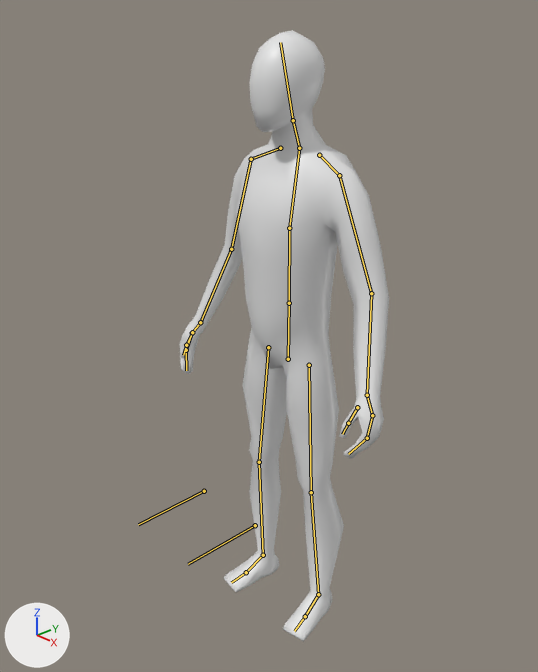
Renders of the Blender file BasicModel.blend from each side of a commit.
The view is the same before and after, from a 50 mm camera at (1.109, -1.101, 1.404) aimed at (-0.032, -0.031, 0.743). Every picture has the same lights, and +X, +Y and +Z are marked at lower left. The bones that bend it are drawn over the model as lines.

Names of what the first picture shows: 'Body'.
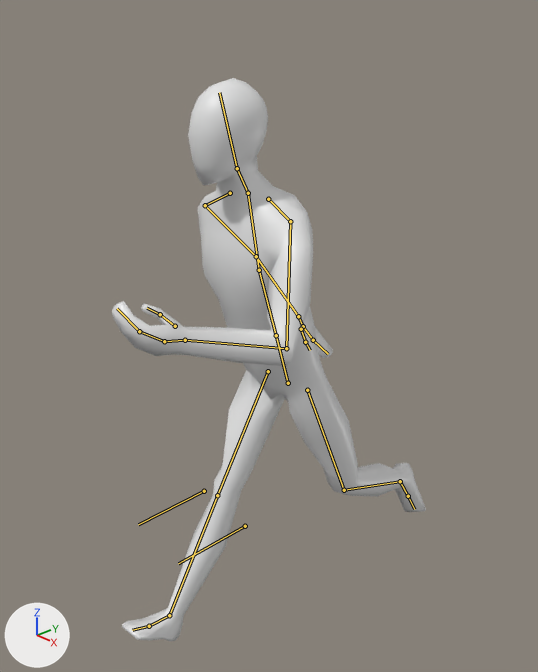
The newer file adds an action. The first version stands in its rest pose; the second is drawn at frame 9 of the action 'Run'.

Boxes [x1, y1, x2, y2] around the edits, measured in the pictures (538 x 672 px):
```json
{"object": "Body", "change": "posed", "before": [180, 30, 389, 642], "after": [112, 78, 426, 641], "on screen": "50% wider, 8% shorter"}
{"bone": "Hips", "before": "(288, 359) to (289, 303)", "after": "(288, 383) to (276, 335)"}
{"bone": "Chest", "before": "(289, 228) to (299, 148)", "after": "(259, 270) to (248, 193)"}
{"bone": "Neck", "before": "(299, 148) to (293, 120)", "after": "(248, 193) to (237, 168)"}
{"bone": "Head", "before": "(293, 120) to (280, 42)", "after": "(237, 168) to (219, 92)"}
{"bone": "Shoulder.L", "before": "(319, 155) to (339, 175)", "after": "(268, 199) to (290, 221)"}
{"bone": "UpperArm.L", "before": "(339, 175) to (371, 293)", "after": "(290, 221) to (286, 348)"}
{"bone": "LowerArm.L", "before": "(371, 293) to (367, 395)", "after": "(286, 348) to (185, 340)"}
{"bone": "Hand.L", "before": "(367, 395) to (372, 415)", "after": "(185, 340) to (164, 341)"}
{"bone": "Thumb01.L", "before": "(357, 407) to (348, 423)", "after": "(175, 326) to (160, 314)"}
{"bone": "Shoulder.R", "before": "(280, 148) to (251, 159)", "after": "(230, 193) to (205, 205)"}
{"bone": "UpperArm.R", "before": "(251, 159) to (231, 249)", "after": "(205, 205) to (256, 256)"}
{"bone": "LowerArm.R", "before": "(231, 249) to (200, 322)", "after": "(256, 256) to (298, 316)"}
{"bone": "Thumb01.R", "before": "(192, 332) to (186, 345)", "after": "(301, 329) to (305, 342)"}
{"bone": "PoleTarget.L", "before": "(255, 525) to (188, 564)", "after": "(245, 526) to (178, 563)"}
```

The change, as JSON lines over the scene's bpy script:
```json
{"block": "bone_hips", "where": "bone_hips = bpy.data.objects['Armature'].pose.bones['Hips']"}
{"op": "set", "path": "bone_hips.location", "old": "(0.0, 0.0, 0.0)", "new": "(0.0, -0.062, 0.0)"}
{"op": "set", "path": "bone_hips.rotation_quaternion", "old": "(1.0, 0.0, 0.0, 0.0)", "new": "(0.989, 0.146, 0.0, 0.0)", "note": "degrees (0, 0, 0) -> degrees (17, 0, 0)"}
{"block": "bone_chest", "where": "bone_chest = bpy.data.objects['Armature'].pose.bones['Chest']  # child of 'Spine'"}
{"op": "set", "path": "bone_chest.rotation_quaternion", "old": "(1.0, 0.0, 0.0, 0.0)", "new": "(1.0, 0.0, 0.003, 0.024)", "note": "degrees (0, 0, 0) -> degrees (0, 0, 3)"}
{"block": "bone_neck", "where": "bone_neck = bpy.data.objects['Armature'].pose.bones['Neck']  # child of 'Chest'"}
{"op": "set", "path": "bone_neck.rotation_quaternion", "old": "(1.0, 0.0, 0.0, 0.0)", "new": "(0.997, -0.061, -0.034, -0.045)", "note": "degrees (0, 0, 0) -> degrees (-7, -4, -5)"}
{"block": "bone_head", "where": "bone_head = bpy.data.objects['Armature'].pose.bones['Head']  # child of 'Neck'"}
{"op": "set", "path": "bone_head.rotation_quaternion", "old": "(1.0, 0.0, 0.0, 0.0)", "new": "(0.999, -0.052, -0.003, 0.002)", "note": "degrees (0, 0, 0) -> degrees (-6, 0, 0)"}
{"block": "bone_shoulder_l", "where": "bone_shoulder_l = bpy.data.objects['Armature'].pose.bones['Shoulder.L']  # child of 'Chest'"}
{"op": "set", "path": "bone_shoulder_l.rotation_quaternion", "old": "(1.0, 0.0, 0.0, 0.0)", "new": "(1.0, 0.009, -0.021, 0.005)", "note": "degrees (0, 0, 0) -> degrees (1, -2, 1)"}
{"block": "bone_upperarm_l", "where": "bone_upperarm_l = bpy.data.objects['Armature'].pose.bones['UpperArm.L']  # child of 'Shoulder.L'"}
{"op": "set", "path": "bone_upperarm_l.rotation_quaternion", "old": "(1.0, 0.0, 0.0, 0.0)", "new": "(0.939, 0.326, -0.102, -0.026)", "note": "degrees (0, 0, 0) -> degrees (39, -10, -7)"}
{"block": "bone_lowerarm_l", "where": "bone_lowerarm_l = bpy.data.objects['Armature'].pose.bones['LowerArm.L']  # child of 'UpperArm.L'"}
{"op": "set", "path": "bone_lowerarm_l.rotation_quaternion", "old": "(1.0, 0.0, 0.0, 0.0)", "new": "(0.81, 0.486, -0.188, -0.269)", "note": "degrees (0, 0, 0) -> degrees (63, -2, -38)"}
{"block": "bone_hand_l", "where": "bone_hand_l = bpy.data.objects['Armature'].pose.bones['Hand.L']  # child of 'LowerArm.L'"}
{"op": "set", "path": "bone_hand_l.rotation_quaternion", "old": "(1.0, 0.0, 0.0, 0.0)", "new": "(0.998, 0.034, -0.025, -0.049)", "note": "degrees (0, 0, 0) -> degrees (4, -3, -6)"}
{"block": "bone_thumb01_l", "where": "bone_thumb01_l = bpy.data.objects['Armature'].pose.bones['Thumb01.L']  # child of 'Hand.L'"}
{"op": "set", "path": "bone_thumb01_l.rotation_quaternion", "old": "(1.0, 0.0, 0.0, 0.0)", "new": "(0.991, 0.0, 0.09, 0.103)", "note": "degrees (0, 0, 0) -> degrees (1, 10, 12)"}
{"block": "bone_shoulder_r", "where": "bone_shoulder_r = bpy.data.objects['Armature'].pose.bones['Shoulder.R']  # child of 'Chest'"}
{"op": "set", "path": "bone_shoulder_r.rotation_quaternion", "old": "(1.0, 0.0, 0.0, 0.0)", "new": "(1.0, 0.009, 0.021, -0.005)", "note": "degrees (0, 0, 0) -> degrees (1, 2, -1)"}
{"block": "bone_upperarm_r", "where": "bone_upperarm_r = bpy.data.objects['Armature'].pose.bones['UpperArm.R']  # child of 'Shoulder.R'"}
{"op": "set", "path": "bone_upperarm_r.rotation_quaternion", "old": "(1.0, 0.0, 0.0, 0.0)", "new": "(0.958, -0.264, -0.078, 0.081)", "note": "degrees (0, 0, 0) -> degrees (-31, -6, 11)"}
{"block": "bone_lowerarm_r", "where": "bone_lowerarm_r = bpy.data.objects['Armature'].pose.bones['LowerArm.R']  # child of 'UpperArm.R'"}
{"op": "set", "path": "bone_lowerarm_r.rotation_quaternion", "old": "(1.0, 0.0, 0.0, 0.0)", "new": "(0.99, -0.017, -0.032, 0.137)", "note": "degrees (0, 0, 0) -> degrees (-2, -3, 16)"}
{"block": "bone_thumb01_r", "where": "bone_thumb01_r = bpy.data.objects['Armature'].pose.bones['Thumb01.R']  # child of 'Hand.R'"}
{"op": "set", "path": "bone_thumb01_r.rotation_quaternion", "old": "(1.0, 0.0, 0.0, 0.0)", "new": "(0.991, 0.0, -0.09, -0.103)", "note": "degrees (0, 0, 0) -> degrees (1, -10, -12)"}
{"block": "bone_legik_l", "where": "bone_legik_l = bpy.data.objects['Armature'].pose.bones['LegIK.L']"}
{"op": "set", "path": "bone_legik_l.location", "old": "(0.0, 0.0, 0.0)", "new": "(0.038, 0.377, -0.147)"}
{"op": "set", "path": "bone_legik_l.rotation_quaternion", "old": "(1.0, 0.0, 0.0, 0.0)", "new": "(0.725, -0.688, -0.024, 0.011)", "note": "degrees (0, 0, 0) -> degrees (-87, -1, 3)"}
{"block": "bone_poletarget_l", "where": "bone_poletarget_l = bpy.data.objects['Armature'].pose.bones['PoleTarget.L']"}
{"op": "set", "path": "bone_poletarget_l.location", "old": "(0.0, 0.0, 0.0)", "new": "(-0.034, 0.0, 0.02)"}
{"block": "bone_legik_r", "where": "bone_legik_r = bpy.data.objects['Armature'].pose.bones['LegIK.R']"}
{"op": "set", "path": "bone_legik_r.location", "old": "(0.0, 0.0, 0.0)", "new": "(-0.023, -0.332, -0.016)"}
{"op": "set", "path": "bone_legik_r.rotation_quaternion", "old": "(1.0, 0.0, 0.0, 0.0)", "new": "(0.94, 0.341, 0.0, 0.017)", "note": "degrees (0, 0, 0) -> degrees (40, -1, 2)"}
```
